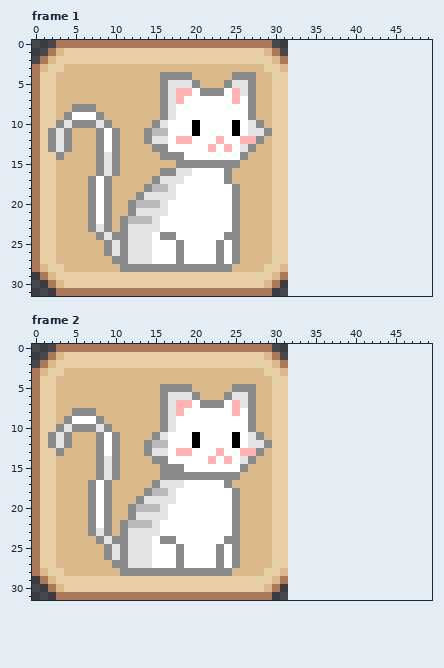
Pixel-art file -- Aseprite/Cat.aseprite. The picture above is the old version.
32x32 pixels, 2 frames. Shown: frame 1, frame 2. The old version is drawn lined up with the new one, on the new canvas. The commit also changed other frames, which this record leaves out.
Now the later version:
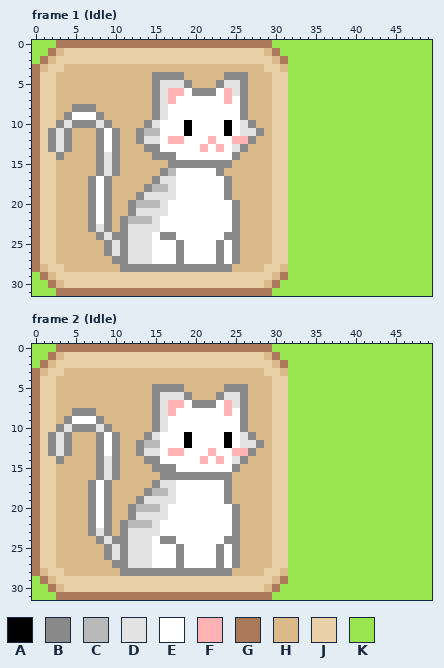
Palette (. is transparent): A #000000  B #898989  C #b9b9b9  D #e3e3e3  E #ffffff  F #ffb2b2  G #aa7959  H #dcb98a  J #e8cfa6  K #99e550
Edits made:
canvas 32x32 -> 50x32
Changed rows in their new state; - is an unchanged pixel.
Frame 1 (Idle):
first column x 0:
 0 KKK---------------------------KKKKKKKKKKKKKKKKKKKK
 1 KK-----------------------------KKKKKKKKKKKKKKKKKKK
 2 K-------------------------------KKKKKKKKKKKKKKKKKK
 3 --------------------------------KKKKKKKKKKKKKKKKKK
 4 ---------------B---H----B--H----KKKKKKKKKKKKKKKKKK
 5 ---------------BD--BH--BD-BH----KKKKKKKKKKKKKKKKKK
 6 ---------------BDF-EB--EFDBH----KKKKKKKKKKKKKKKKKK
 7 ---------------BDFE-----FEBH----KKKKKKKKKKKKKKKKKK
 8 ---------------BDE--------BH----KKKKKKKKKKKKKKKKKK
 9 ---------------BDE--------BH----KKKKKKKKKKKKKKKKKK
10 --------------BDE--AE---AEDBH---KKKKKKKKKKKKKKKKKK
11 -------------BC-E--AE---AED-BH--KKKKKKKKKKKKKKKKKK
12 -------------BD-EF-E--FE-F-BH---KKKKKKKKKKKKKKKKKK
13 --------------B-E----FEFEDBH----KKKKKKKKKKKKKKKKKK
14 ---------------B--E------BH-----KKKKKKKKKKKKKKKKKK
15 -----------------B-------H------KKKKKKKKKKKKKKKKKK
16 -----------------CEE---BH-------KKKKKKKKKKKKKKKKKK
17 ------------------E-------------KKKKKKKKKKKKKKKKKK
18 ------------------------BH------KKKKKKKKKKKKKKKKKK
19 ------------------------BH------KKKKKKKKKKKKKKKKKK
20 --------------------------------KKKKKKKKKKKKKKKKKK
21 --------------------------------KKKKKKKKKKKKKKKKKK
22 --------------------------------KKKKKKKKKKKKKKKKKK
23 --------------------------------KKKKKKKKKKKKKKKKKK
24 --------------------------------KKKKKKKKKKKKKKKKKK
25 --------------------------------KKKKKKKKKKKKKKKKKK
26 --------------------------------KKKKKKKKKKKKKKKKKK
27 --------------------------------KKKKKKKKKKKKKKKKKK
28 --------------------------------KKKKKKKKKKKKKKKKKK
29 K-------------------------------KKKKKKKKKKKKKKKKKK
30 KK-----------------------------KKKKKKKKKKKKKKKKKKK
31 KKK---------------------------KKKKKKKKKKKKKKKKKKKK
Frame 2 (Idle):
first column x 0:
 0 KKK---------------------------KKKKKKKKKKKKKKKKKKKK
 1 KK-----------------------------KKKKKKKKKKKKKKKKKKK
 2 K-------------------------------KKKKKKKKKKKKKKKKKK
 3 --------------------------------KKKKKKKKKKKKKKKKKK
 4 --------------------------------KKKKKKKKKKKKKKKKKK
 5 ---------------B---H----B--H----KKKKKKKKKKKKKKKKKK
 6 ---------------BD--BH--BD-BH----KKKKKKKKKKKKKKKKKK
 7 ---------------BDF-EB--EFDBH----KKKKKKKKKKKKKKKKKK
 8 ---------------BDFE-----FEBH----KKKKKKKKKKKKKKKKKK
 9 ---------------BDE--------BH----KKKKKKKKKKKKKKKKKK
10 ---------------BDE--------BH----KKKKKKKKKKKKKKKKKK
11 --------------BDE--AE---AEDBH---KKKKKKKKKKKKKKKKKK
12 -------------BC-E--AE---AED-BH--KKKKKKKKKKKKKKKKKK
13 --BDB--------BD-EF-E--FE-F-BH---KKKKKKKKKKKKKKKKKK
14 ---B----------B-E----FEFEDBH----KKKKKKKKKKKKKKKKKK
15 ---------------B--E------BH-----KKKKKKKKKKKKKKKKKK
16 -------------------------H------KKKKKKKKKKKKKKKKKK
17 ------------------E-------------KKKKKKKKKKKKKKKKKK
18 ------------------------BH------KKKKKKKKKKKKKKKKKK
19 ------------------------BH------KKKKKKKKKKKKKKKKKK
20 --------------------------------KKKKKKKKKKKKKKKKKK
21 --------------------------------KKKKKKKKKKKKKKKKKK
22 --------------------------------KKKKKKKKKKKKKKKKKK
23 --------------------------------KKKKKKKKKKKKKKKKKK
24 --------------------------------KKKKKKKKKKKKKKKKKK
25 --------------------------------KKKKKKKKKKKKKKKKKK
26 --------------------------------KKKKKKKKKKKKKKKKKK
27 --------------------------------KKKKKKKKKKKKKKKKKK
28 --------------------------------KKKKKKKKKKKKKKKKKK
29 K-------------------------------KKKKKKKKKKKKKKKKKK
30 KK-----------------------------KKKKKKKKKKKKKKKKKKK
31 KKK---------------------------KKKKKKKKKKKKKKKKKKKK
